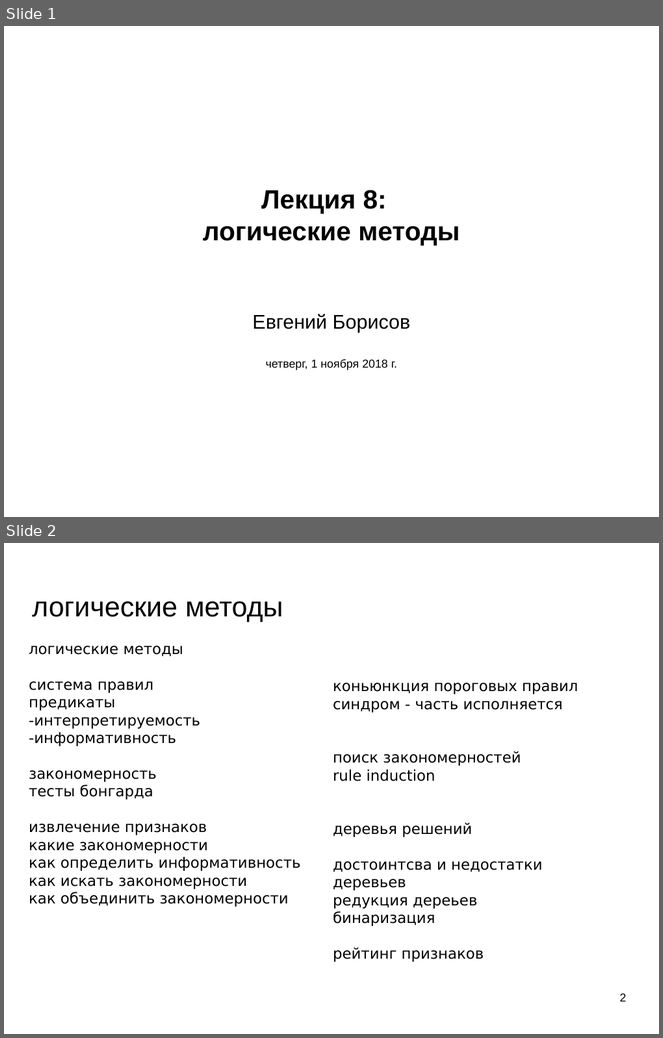
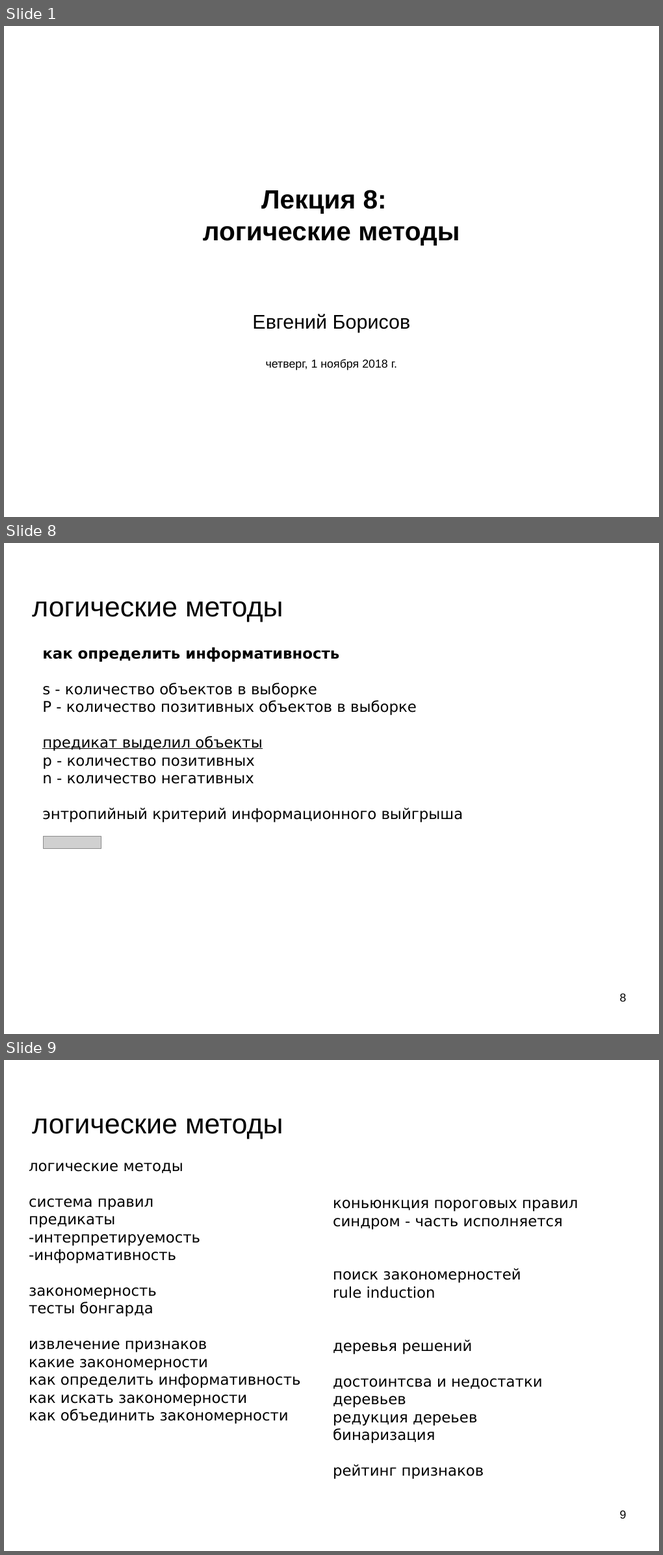
Before and after one commit to mechanoid5/ml_lectorium_legacy, a slide deck: 08-logical.odp. Shown one above the other, each under a label of ours: slides 1 and 2 before the commit, slides 1, 8 and 9 after it; the slides between them are not shown. The pictures are 663x1038 and 663x1555 pixels, drawn with LibreOffice and Linux fonts; fonts in the diff are those of the drawing; grey boxes stand for pictures; background and template pictures are left out. Boxes give left, top, right and bottom in pixels: in the first picture for what was removed or moved away, otherwise in the second. Text is boxed around its words. In the diff, an @@ line names an element or a change of style, - is before the commit and + after.

```diff
--- a/08-logical.odp
+++ b/08-logical.odp
@@ slide 8 added at (4, 543, 659, 1034), background picture (left out) @@
@@ title added at (32, 601, 283, 622), 33.9 pt, text #000000 @@
+логические методы
@@ text added at (42, 647, 464, 823), 18 pt, text #000000 @@
+как определить информативность
+s - количество объектов в выборке
+P - количество позитивных объектов в выборке
+предикат выделил объекты
+p - количество позитивных
+n - количество негативных
+энтропийный критерий информационного выйгрыша
@@ picture added at (43, 837, 102, 849) @@
@@ page number added at (620, 993, 627, 1002), 14 pt, text #000000 @@
+8
@@ what was slide 2 is now slide 9 @@
@@ page number at (620, 1510, 627, 1519): text changed @@
-2
+9
```
Also in this commit, not shown: 6 other slides added, 2 other files.
